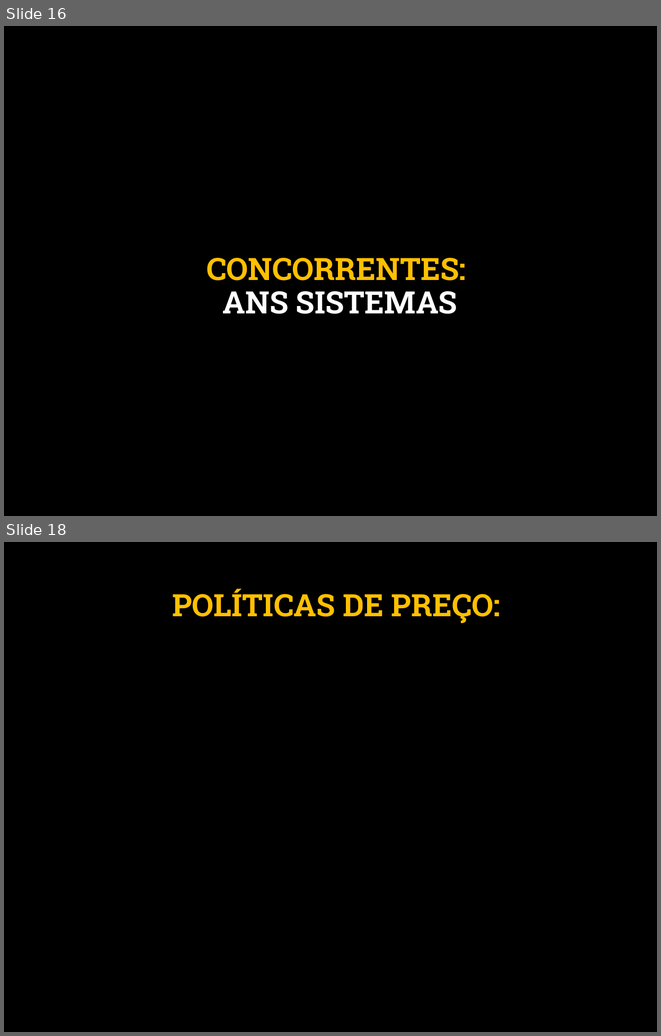
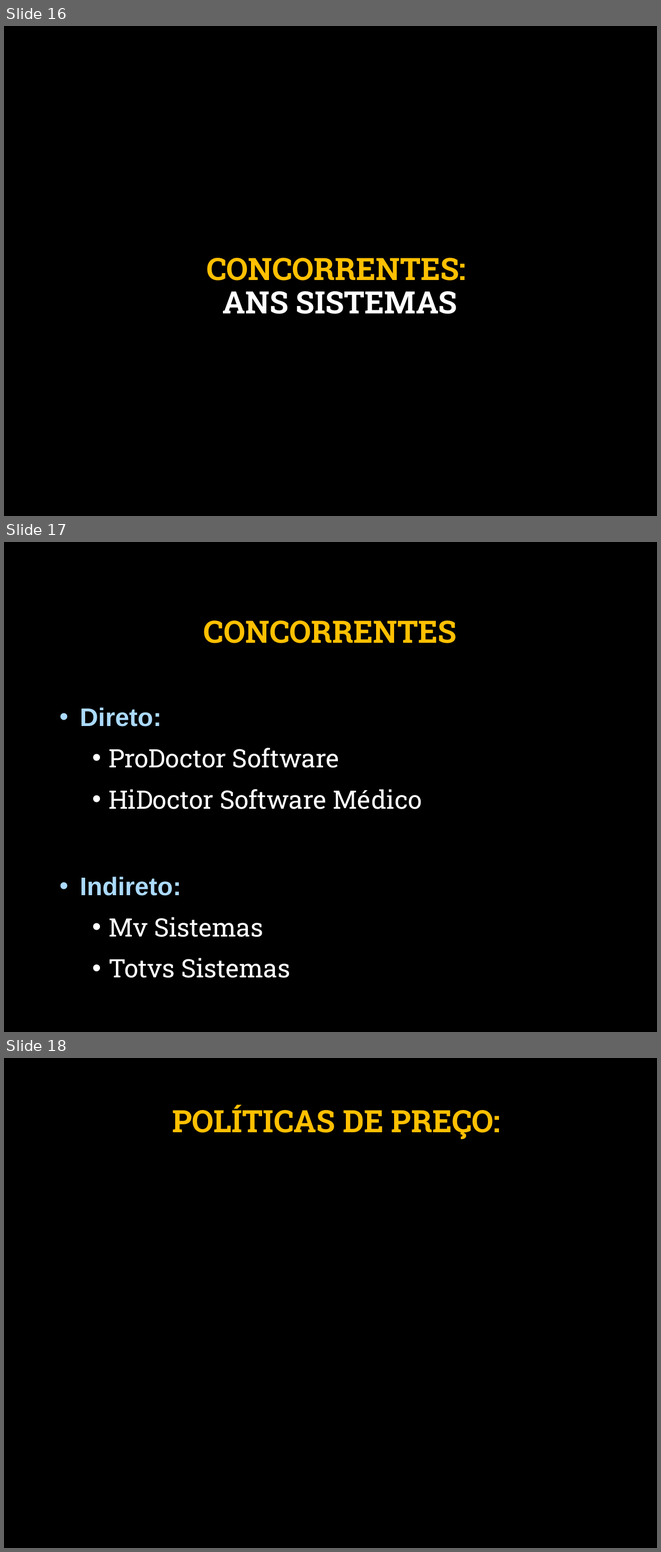
Before and after one commit to BrunoFelix/Restoran, a slide deck: Docs/Apresentação ANS Sistemas (Fundamentos da Gestao).pptx. Shown one above the other, each under a label of ours: slides 16 and 18 before the commit, slides 16, 17 and 18 after it; the slides between them are not shown. The pictures are 661x1036 and 661x1552 pixels, drawn with LibreOffice and Linux fonts; fonts in the diff are those of the drawing; background and template pictures are left out. Boxes give left, top, right and bottom in pixels: in the first picture for what was removed or moved away, otherwise in the second. Text is boxed around its words. In the diff, an @@ line names an element or a change of style, - is before the commit and + after.

```diff
--- a/Docs/Apresentação ANS Sistemas (Fundamentos da Gestao).pptx
+++ b/Docs/Apresentação ANS Sistemas (Fundamentos da Gestao).pptx
@@ slide 17 added at (4, 542, 657, 1032), background picture (left out) @@
@@ title added at (204, 620, 457, 643), 34 pt, text #FFC000, bold @@
+CONCORRENTES
@@ text added at (80, 707, 422, 978), 28 pt, text #FFFFFF @@
+• Direto:
+  • ProDoctor Software
+  • HiDoctor Software Médico
+• Indireto:
+  • Mv Sistemas
+  • Totvs Sistemas
```
Also in this commit, not shown: 7 slides changed, 1 other slide added, 2 slides removed.
